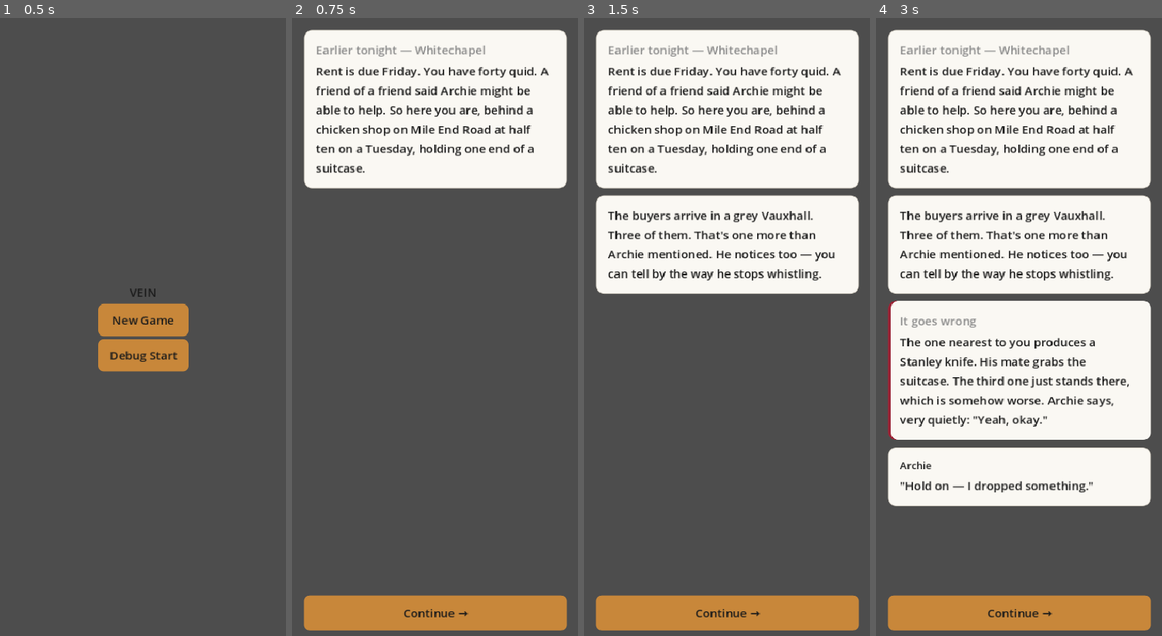
Above: before the commit, frames 1-4 (left to right).
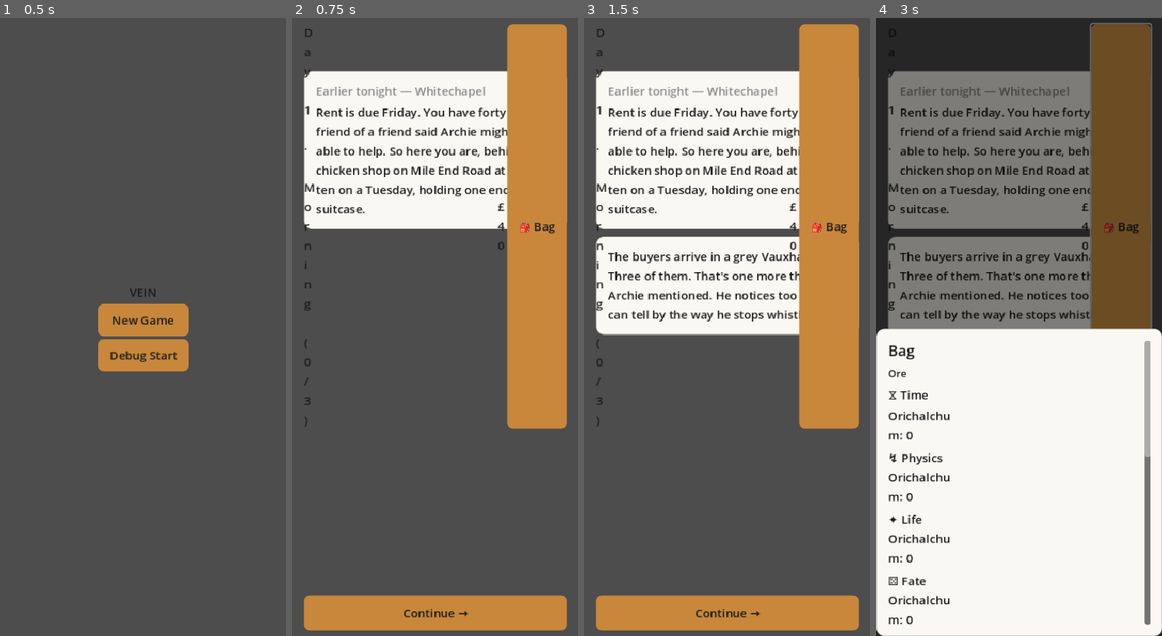
Above: after the commit, the same moments.

Repository: rdefm/veins-of-london
Game: Godot game, scene res://scenes/Main.tscn
Two runs of this game, one before a commit and one after it. Both use one fixed random seed, a clock stepped at 60 frames per second and the inputs below.
Inputs:
- Up to frame 1 (0.5 s): no input
- Up to frame 2 (0.75 s): click "New Game" at 0.5 s
- Up to frame 3 (1.5 s): click "Continue →" at 1.25 s
- Up to frame 4 (3 s): click "Continue →" at 2 s; click "Continue →" (after the commit: "🎒 Bag") at 2.75 s

Frame 1 is identical in both runs. In frame 2, 27% of the frame differs, in the area x 4-97%, y 1-67%; in frame 3, 31%; in frame 4, 78%, in the area x 0-100%, y 0-100%.

Commit message:
M1-LONDON-T03: Nav shell + BagDrawer
D4's 5-tab nav (Map/HQ/Phone/Bag/You) replaces the M0 bottom nav; Map/HQ/
Phone/You are stubs until tickets 04/06/07 build them out, Bag reuses the
existing full inventory screen. Adds a persistent TopBar (cash, day/time-
blocks, bag button) visible through combat and events, and the global
BagDrawer bottom sheet (D4.4) — openable from anywhere via Bag.open()/
close(), independent of state.modal, read-only outside combat where it
now shows the legal item-use buttons (replacing the old combat_items
modal). Adds UI.format_cost_label(cost, holdings), unit-tested, ready for
ticket 04's cost-gated Map buttons to consume.

PROSE-REVIEW: new player-facing strings in nav_bar.gd (tab labels),
top_bar.gd (bag button/day-cash format), bag_drawer.gd ("Weapon/Device:
none equipped", section headings), placeholder.gd (stub screen text).

Co-Authored-By: Claude Sonnet 5 <noreply@anthropic.com>

Diff:
--- a/autoload/GameState.gd
+++ b/autoload/GameState.gd
@@ -22,6 +22,7 @@
 		"meta": { "saveVersion": 1 },
 		"currentScreen": "title",
 		"modal": null,
+		"bagDrawerOpen": false,
 		"inventoryTab": "ore",
 		"notifications": [],
 		"sellState": {},
--- a/scenes/Main.gd
+++ b/scenes/Main.gd
@@ -23,15 +23,31 @@
 	"save": preload("res://scenes/screens/save.gd"),
 	"combat": preload("res://scenes/screens/combat.gd"),
 	"event": preload("res://scenes/screens/event.gd"),
+
+	# D4's 5-tab nav (map/hq/phone/bag/you). map/hq/phone/you are stubs
+	# until tickets 04/06/07 build them out; bag reuses the already-
+	# complete inventory screen (D4: "Bag — full inventory management").
+	"map": preload("res://scenes/screens/placeholder.gd"),
+	"hq": preload("res://scenes/screens/placeholder.gd"),
+	"phone": preload("res://scenes/screens/placeholder.gd"),
+	"bag": preload("res://scenes/screens/inventory.gd"),
+	"you": preload("res://scenes/screens/placeholder.gd"),
 }
 
 # R§2.2: "Global bottom nav ... hidden on title, intro, event, combat".
 const NAV_HIDDEN_SCREENS := ["title", "intro", "event", "combat"]
 
+# D4's persistent top bar is up on every screen except the two with no game
+# session to show cash/day/blocks for — unlike NAV_HIDDEN_SCREENS, it stays
+# visible through event/combat so the bag button keeps working there (D4.4).
+const TOP_BAR_HIDDEN_SCREENS := ["title", "intro"]
+
 var screen_container: Control
 var nav_bar: Control
+var top_bar: Control
 var notification_toast: Control
 var modal_layer: Control
+var bag_drawer: Control
 var current_screen_node: Control = null
 
 
@@ -43,6 +59,9 @@
 	UI.anchor_full_rect(screen_container)
 	add_child(screen_container)
 
+	top_bar = TopBar.new()
+	add_child(top_bar)
+
 	nav_bar = NavBar.new()
 	add_child(nav_bar)
 
@@ -51,6 +70,11 @@
 
 	modal_layer = ModalLayer.new()
 	add_child(modal_layer)
+
+	# Topmost: D4.4's bag drawer has to open over any modal, mid-event or
+	# mid-combat, from any screen.
+	bag_drawer = BagDrawer.new()
+	add_child(bag_drawer)
 
 	EventBus.screen_changed.connect(_on_screen_changed)
 	_show_screen(GameState.state["currentScreen"])
@@ -71,3 +95,4 @@
 	screen_container.add_child(current_screen_node)
 
 	nav_bar.visible = not NAV_HIDDEN_SCREENS.has(screen_id)
+	top_bar.visible = not TOP_BAR_HIDDEN_SCREENS.has(screen_id)
--- /dev/null
+++ b/scenes/components/bag_drawer.gd
@@ -0,0 +1,162 @@
+class_name BagDrawer
+extends Control
+
+# D4.4's global bag drawer: a bottom sheet, openable from ANY screen
+# (Bag.open(), driven by state.bagDrawerOpen) without costing a turn, a
+# block, or advancing anything — it's a pure read of state, same as
+# ModalLayer, just anchored to the bottom and keyed off a different state
+# field so it can be open independently of state.modal.
+#
+# Read-only everywhere except combat, where it shows the legal Use buttons
+# and replaces the old "combat_items" modal (ported from modal_layer.gd's
+# former _build_combat_items). itemHooks (event cards with legal item uses)
+# don't exist yet in the event framework (M1-LONDON.md D5/ticket 08) — no
+# event has one to test against — so that half of D4.4 is deferred until
+# events actually carry hooks; combat is the only non-read-only context for
+# now.
+
+const DRAWER_HEIGHT := 420.0
+
+const CONSUMABLE_KEYS := ["timePearl", "enhancementPowder", "rewind"]
+
+var _dim: ColorRect
+var _content: VBoxContainer
+
+
+func _ready() -> void:
+	UI.anchor_full_rect(self)
+	visible = false
+
+	_dim = ColorRect.new()
+	_dim.color = Color(0, 0, 0, 0.5)
+	UI.anchor_full_rect(_dim)
+	_dim.mouse_filter = Control.MOUSE_FILTER_STOP
+	add_child(_dim)
+
+	var card := PanelContainer.new()
+	UI.anchor_bottom_wide(card)
+	card.offset_top = -DRAWER_HEIGHT
+	card.offset_bottom = 0
+	add_child(card)
+
+	var scroll := UI.scroll_container()
+	card.add_child(scroll)
+
+	_content = UI.vbox(8)
+	scroll.add_child(_content)
+
+	EventBus.state_changed.connect(_refresh)
+	_refresh()
+
+
+func _refresh() -> void:
+	var open: bool = GameState.state["bagDrawerOpen"]
+	visible = open
+	if not open:
+		return
+
+	for child in _content.get_children():
+		child.queue_free()
+
+	var player: Dictionary = GameState.state["player"]
+	var combat: Dictionary = GameState.state["combat"]
+
+	_content.add_child(UI.heading("Bag"))
+
+	_content.add_child(UI.heading("Ore", 14))
+	for ore_type in GameData.ORE_TYPES.keys():
+		var ore: Dictionary = GameData.ORE_TYPES[ore_type]
+		var qty: int = player["orichalchum"].get(ore_type, 0)
+		_content.add_child(UI.label("%s %s: %d" % [ore["symbol"], ore["name"], qty]))
+
+	_content.add_child(UI.heading("Consumables", 14))
+	for recipe_key in CONSUMABLE_KEYS:
+		var recipe: Dictionary = GameData.RECIPES[recipe_key]
+		var qty: int = player["inventory"].get(recipe_key, 0)
+		_content.add_child(UI.label("%s %s: %d" % [recipe["symbol"], recipe["name"], qty]))
+
+	_content.add_child(UI.heading("Equipped", 14))
+	_content.add_child(_build_equipped_weapon_label(player))
+	_content.add_child(_build_equipped_device_label(player))
+
+	if combat["active"]:
+		_content.add_child(UI.heading("Use an item", 14))
+		_add_combat_use_buttons(player, combat)
+
+	_content.add_child(UI.button("Close", func(): Bag.close()))
+
+
+func _build_equipped_weapon_label(player: Dictionary) -> Control:
+	var weapon_id = player["equipment"]["weapon"]
+	for item in player["items"]:
+		if item["id"] == weapon_id:
+			var def: Dictionary = GameData.ITEMS.get(item["type"], {})
+			return UI.label("%s %s (equipped)" % [def.get("symbol", ""), def.get("name", "")])
+	return UI.muted_label("Weapon: none equipped")
+
+
+func _build_equipped_device_label(player: Dictionary) -> Control:
+	var device_id = player["equipment"]["device"]
+	for device in player["devicesCompleted"]:
+		if device["id"] == device_id:
+			var dt: Dictionary = GameData.DEVICES[device["type"]]
+			var charges_left: int = device["chargesPerDay"] - device["chargesUsedToday"]
+			return UI.label("%s %s (equipped) — %d/%d charges" % [dt["symbol"], dt["name"], charges_left, device["chargesPerDay"]])
+	return UI.muted_label("Device: none equipped")
+
+
+# Ported from modal_layer.gd's former _build_combat_items — same legal-use
+# logic, Bag.close() instead of Modal.close() since this drawer replaces
+# that modal (D4.4).
+func _add_combat_use_buttons(player: Dictionary, combat: Dictionary) -> void:
+	if player["inventory"]["timePearl"] > 0:
+		_content.add_child(UI.button("⧖ Time Pearl (%d) — freeze enemy" % player["inventory"]["timePearl"], _on_use_time_pearl))
+
+	if player["inventory"]["enhancementPowder"] > 0:
+		_content.add_child(UI.button("↯ Enhancement Powder (%d) — extra attacks" % player["inventory"]["enhancementPowder"], _on_use_enhancement_powder))
+
+	var snap_count: int = combat["snapshots"].size()
+	if player["inventory"]["rewind"] > 0:
+		var rewind_label := "(%d turn(s) back · +50%% evade x2 turns)" % snap_count if snap_count > 0 else "(nothing to undo yet)"
+		var rewind_button := UI.button("⟲ Rewind (%d) — %s" % [player["inventory"]["rewind"], rewind_label], func(): Combat.combat_rewind())
+		rewind_button.disabled = snap_count == 0
+		_content.add_child(rewind_button)
+
+	var device_id = player["equipment"]["device"]
+	if device_id != null:
+		var device = null
+		for d in player["devicesCompleted"]:
+			if d["id"] == device_id:
+				device = d
+				break
+		if device != null:
+			var dt: Dictionary = GameData.DEVICES[device["type"]]
+			var charges_left: int = device["chargesPerDay"] - device["chargesUsedToday"]
+			var device_button := UI.button("%s %s (%d/%d)" % [dt["symbol"], dt["name"], charges_left, device["chargesPerDay"]], _on_use_device)
+			device_button.disabled = charges_left <= 0
+			_content.add_child(device_button)
+
+
+func _on_use_time_pearl() -> void:
+	Bag.close()
+	Combat.use_time_pearl()
+
+
+func _on_use_enhancement_powder() -> void:
+	Bag.close()
+	Combat.use_enhancement_powder()
+
+
+func _on_use_device() -> void:
+	var player: Dictionary = GameState.state["player"]
+	var device_id = player["equipment"]["device"]
+	var dt: Dictionary = {}
+	for d in player["devicesCompleted"]:
+		if d["id"] == device_id:
+			dt = GameData.DEVICES[d["type"]]
+			break
+	Bag.close()
+	if dt.get("effect", "") == "rewind":
+		Combat.combat_rewind()
+	else:
+		Combat.use_device()
--- a/scenes/components/modal_layer.gd
+++ b/scenes/components/modal_layer.gd
@@ -68,8 +68,6 @@
 			_build_james_job_short(data)
 		"james_job_complete":
 			_build_james_job_complete(data)
-		"combat_items":
-			_build_combat_items()
 		_:
 			_card_content.add_child(UI.heading(type_id))
 			_card_content.add_child(UI.label("…"))
@@ -218,66 +216,9 @@
 	_card_content.add_child(UI.button("Good.", func(): Modal.close()))
 
 
-func _build_combat_items() -> void:
-	var player: Dictionary = GameState.state["player"]
-	var combat: Dictionary = GameState.state["combat"]
-
-	_card_content.add_child(UI.heading("Use an item"))
-	_card_content.add_child(UI.muted_label("Pick what to use this turn."))
-
-	if player["inventory"]["timePearl"] > 0:
-		_card_content.add_child(UI.button("⧖ Time Pearl (%d) — freeze enemy" % player["inventory"]["timePearl"], _on_use_time_pearl))
-
-	if player["inventory"]["enhancementPowder"] > 0:
-		_card_content.add_child(UI.button("↯ Enhancement Powder (%d) — extra attacks" % player["inventory"]["enhancementPowder"], _on_use_enhancement_powder))
-
-	var snap_count: int = combat["snapshots"].size()
-	if player["inventory"]["rewind"] > 0:
-		var rewind_label := "(%d turn(s) back · +50%% evade x2 turns)" % snap_count if snap_count > 0 else "(nothing to undo yet)"
-		var rewind_button := UI.button("⟲ Rewind (%d) — %s" % [player["inventory"]["rewind"], rewind_label], func(): Combat.combat_rewind())
-		rewind_button.disabled = snap_count == 0
-		_card_content.add_child(rewind_button)
-
-	var device_id = player["equipment"]["device"]
-	if device_id != null:
-		var device = null
-		for d in player["devicesCompleted"]:
-			if d["id"] == device_id:
-				device = d
-				break
-		if device != null:
-			var dt: Dictionary = GameData.DEVICES[device["type"]]
-			var charges_left: int = device["chargesPerDay"] - device["chargesUsedToday"]
-			var device_button := UI.button("%s %s (%d/%d)" % [dt["symbol"], dt["name"], charges_left, device["chargesPerDay"]], _on_use_device)
-			device_button.disabled = charges_left <= 0
-			_card_content.add_child(device_button)
-
-	_card_content.add_child(UI.button("Cancel", func(): Modal.close()))
-
-
-func _on_use_time_pearl() -> void:
-	Modal.close()
-	Combat.use_time_pearl()
-
-
-func _on_use_enhancement_powder() -> void:
-	Modal.close()
-	Combat.use_enhancement_powder()
-
-
-func _on_use_device() -> void:
-	var player: Dictionary = GameState.state["player"]
-	var device_id = player["equipment"]["device"]
-	var dt: Dictionary = {}
-	for d in player["devicesCompleted"]:
-		if d["id"] == device_id:
-			dt = GameData.DEVICES[d["type"]]
-			break
-	Modal.close()
-	if dt.get("effect", "") == "rewind":
-		Combat.combat_rewind()
-	else:
-		Combat.use_device()
+# Item-use during combat used to be a modal here ("combat_items"); D4.4's
+# BagDrawer (scenes/components/bag_drawer.gd) replaces it — combat.gd's
+# "Item" button now opens that instead of a modal.
 
 # Deferred: room_detail (manage/assign a built room) and generic confirm
 # dialogs. Confirm specifically needs its own design pass — state.modal.
--- a/scenes/components/nav_bar.gd
+++ b/scenes/components/nav_bar.gd
@@ -1,18 +1,19 @@
 class_name NavBar
 extends Control
 
-# Bottom nav, 5 tabs. Hidden by Main.gd on the R§2.2 excluded screens
-# (title, intro, event, combat) — this component doesn't know about that
-# list itself, just renders the tabs.
+# Bottom nav, 5 tabs (D4: Map · HQ · Phone · Bag · You — supersedes the M0
+# Home/Inventory/Craft/World/Contacts set). Hidden by Main.gd on the R§2.2
+# excluded screens (title, intro, event, combat) — this component doesn't
+# know about that list itself, just renders the tabs.
 
 const BAR_HEIGHT := 64.0
 
 const TABS := [
-	{ "screen": "home", "label": "Home" },
-	{ "screen": "inventory", "label": "Inventory" },
-	{ "screen": "crafting", "label": "Craft" },
-	{ "screen": "world", "label": "World" },
-	{ "screen": "contacts", "label": "Contacts" },
+	{ "screen": "map", "label": "Map" },
+	{ "screen": "hq", "label": "HQ" },
+	{ "screen": "phone", "label": "Phone" },
+	{ "screen": "bag", "label": "Bag" },
+	{ "screen": "you", "label": "You" },
 ]
 
 
--- a/scenes/components/notification_toast.gd
+++ b/scenes/components/notification_toast.gd
@@ -15,6 +15,7 @@
 
 	_entries_container = VBoxContainer.new()
 	UI.anchor_top_wide(_entries_container)
+	_entries_container.offset_top = 56.0  # clears the persistent top bar (TopBar.BAR_HEIGHT)
 	_entries_container.mouse_filter = Control.MOUSE_FILTER_IGNORE
 	add_child(_entries_container)
 
--- /dev/null
+++ b/scenes/components/top_bar.gd
@@ -0,0 +1,54 @@
+class_name TopBar
+extends Control
+
+# Persistent top bar (D4): cash, day/time-blocks, and the global bag button.
+# Main.gd shows this on every screen except title/intro — unlike NavBar,
+# which also hides during event/combat, this one stays up there too, so the
+# bag button keeps working mid-event and mid-combat per D4.4.
+
+const BAR_HEIGHT := 56.0
+
+var _day_label: Label
+var _cash_label: Label
+
+
+func _ready() -> void:
+	UI.anchor_top_wide(self)
+	offset_bottom = BAR_HEIGHT
+
+	var margin := MarginContainer.new()
+	UI.anchor_full_rect(margin)
+	margin.add_theme_constant_override("margin_left", 16)
+	margin.add_theme_constant_override("margin_right", 16)
+	margin.add_theme_constant_override("margin_top", 8)
+	margin.add_theme_constant_override("margin_bottom", 8)
+	add_child(margin)
+
+	var row := UI.hbox(12)
+	margin.add_child(row)
+
+	_day_label = UI.label("")
+	row.add_child(_day_label)
+
+	var spacer := Control.new()
+	spacer.size_flags_horizontal = Control.SIZE_EXPAND_FILL
+	row.add_child(spacer)
+
+	_cash_label = UI.label("")
+	row.add_child(_cash_label)
+
+	row.add_child(UI.button("🎒 Bag", func(): Bag.open()))
+
+	EventBus.state_changed.connect(_refresh)
+	_refresh()
+
+
+func _refresh() -> void:
+	var world: Dictionary = GameState.state["world"]
+	var player: Dictionary = GameState.state["player"]
+
+	_day_label.text = "Day %d · %s (%d/%d)" % [
+		world["day"], GameData.TIME_BLOCKS[world["timeBlock"]],
+		world["timeBlocksDone"].size(), TimeSystem.BLOCKS_PER_DAY,
+	]
+	_cash_label.text = "£%d" % player["cash"]
--- a/scenes/components/ui.gd
+++ b/scenes/components/ui.gd
@@ -115,6 +115,31 @@
 	return b
 
 
+# D4.4's shared cost-label helper. `cost` is { label:String, resource:String,
+# amount:int } — `resource` is either "cash" or an ore-type id ("physics"
+# etc.); `holdings` is the Dictionary to read the player's current amount
+# from (player.orichalchum for ore, or a synthetic {"cash": player.cash} —
+# see callers). Produces "Seed — 40 physics (have 52)" / "Bribe — £50 (have
+# £210)" per D4.4's examples; every cost-gated button in the game routes its
+# label through this so a player never has to open the bag drawer just to
+# see if they can afford something.
+static func format_cost_label(cost: Dictionary, holdings: Dictionary) -> String:
+	var resource: String = cost.get("resource", "")
+	var amount: int = cost.get("amount", 0)
+	var have: int = holdings.get(resource, 0)
+
+	var amount_text: String
+	if resource == "cash":
+		amount_text = "£%d (have £%d)" % [amount, have]
+	else:
+		amount_text = "%d %s (have %d)" % [amount, resource, have]
+
+	var label: String = cost.get("label", "")
+	if label == "":
+		return amount_text
+	return "%s — %s" % [label, amount_text]
+
+
 static func scroll_container() -> ScrollContainer:
 	var sc := ScrollContainer.new()
 	anchor_full_rect(sc)
@@ -139,7 +164,7 @@
 	margin.size_flags_horizontal = Control.SIZE_EXPAND_FILL
 	margin.add_theme_constant_override("margin_left", 16)
 	margin.add_theme_constant_override("margin_right", 16)
-	margin.add_theme_constant_override("margin_top", 16)
+	margin.add_theme_constant_override("margin_top", 72)  # room below the top bar (TopBar.BAR_HEIGHT + 16)
 	margin.add_theme_constant_override("margin_bottom", 80)  # room above the nav bar
 	sc.add_child(margin)
 
--- a/scenes/screens/combat.gd
+++ b/scenes/screens/combat.gd
@@ -71,7 +71,7 @@
 
 	var player: Dictionary = GameState.state["player"]
 	var has_items: bool = player["inventory"]["timePearl"] > 0 or player["inventory"]["enhancementPowder"] > 0 or player["inventory"]["rewind"] > 0 or player["equipment"]["device"] != null
-	var item_button := UI.button("🎒 Item", func(): Modal.open("combat_items"))
+	var item_button := UI.button("🎒 Item", func(): Bag.open())
 	item_button.disabled = not has_items
 	row.add_child(item_button)
 
--- a/scenes/screens/event.gd
+++ b/scenes/screens/event.gd
@@ -19,6 +19,7 @@
 	UI.anchor_full_rect(self)
 
 	_scroll = UI.scroll_container()
+	_scroll.offset_top = 56  # clears the persistent top bar (TopBar.BAR_HEIGHT) — visible mid-event per D4.4
 	_scroll.offset_bottom = -64
 	add_child(_scroll)
 
--- a/scenes/screens/placeholder.gd
+++ b/scenes/screens/placeholder.gd
@@ -1,13 +1,14 @@
 class_name PlaceholderScreen
 extends Control
 
-# Stand-in for any R§2.2 screen T12 hasn't rebuilt yet.
+# Stand-in for any R§2.2 screen not built yet — currently the D4 tabs
+# (map/hq/phone/you) that later M1 tickets (04/06/07) build out.
 
 
 func _ready() -> void:
 	UI.anchor_full_rect(self)
 
 	var label := Label.new()
-	label.text = "(screen not built yet)"
+	label.text = "%s — screen not built yet" % GameState.state["currentScreen"].capitalize()
 	UI.anchor_center(label)
 	add_child(label)
--- /dev/null
+++ b/systems/bag.gd
@@ -0,0 +1,20 @@
+class_name Bag
+extends RefCounted
+
+# The global BagDrawer's open/closed state (D4.4). Mirrors Modal.open/close's
+# reasoning: state.bagDrawerOpen is part of GameState.state (R§2), so toggling
+# it is a state mutation that has to go through a system function rather than
+# the BagDrawer component (or the top bar's bag button) touching state
+# directly. Deliberately just a bool, not a Modal — the drawer has to be
+# openable on top of a modal or mid-combat/mid-event without disturbing
+# whatever else is on screen (R§2, D4.4), so it can't reuse state.modal.
+
+
+static func open() -> void:
+	GameState.state["bagDrawerOpen"] = true
+	EventBus.state_changed.emit()
+
+
+static func close() -> void:
+	GameState.state["bagDrawerOpen"] = false
+	EventBus.state_changed.emit()
--- /dev/null
+++ b/tests/test_bag.gd
@@ -0,0 +1,29 @@
+extends "res://tests/test_base.gd"
+
+# D4.4's global bag drawer toggle. Mirrors test_modal.gd's shape.
+
+
+func run() -> void:
+	run_case("open_sets_bagDrawerOpen_and_emits", func():
+		GameState.reset()
+		var received := [false]
+		var on_change := func(): received[0] = true
+		EventBus.state_changed.connect(on_change)
+		Bag.open()
+		EventBus.state_changed.disconnect(on_change)
+
+		assert_eq(GameState.state["bagDrawerOpen"], true, "bagDrawerOpen set")
+		assert_true(received[0], "state_changed should fire")
+	)
+
+	run_case("close_clears_bagDrawerOpen", func():
+		GameState.reset()
+		Bag.open()
+		Bag.close()
+		assert_eq(GameState.state["bagDrawerOpen"], false, "bagDrawerOpen cleared")
+	)
+
+	run_case("new_game_state_starts_closed", func():
+		GameState.reset()
+		assert_eq(GameState.state["bagDrawerOpen"], false, "closed by default")
+	)
--- /dev/null
+++ b/tests/test_ui.gd
@@ -0,0 +1,29 @@
+extends "res://tests/test_base.gd"
+
+# UI.format_cost_label (D4.4) — the shared cost-label helper every
+# cost-gated button routes through.
+
+
+func run() -> void:
+	run_case("ore_cost_label_matches_D4_4_example", func():
+		var cost := { "label": "Seed", "resource": "physics", "amount": 40 }
+		var holdings := { "physics": 52 }
+		assert_eq(UI.format_cost_label(cost, holdings), "Seed — 40 physics (have 52)", "ore cost format")
+	)
+
+	run_case("cash_cost_label_matches_D4_4_example", func():
+		var cost := { "label": "Bribe", "resource": "cash", "amount": 50 }
+		var holdings := { "cash": 210 }
+		assert_eq(UI.format_cost_label(cost, holdings), "Bribe — £50 (have £210)", "cash cost format")
+	)
+
+	run_case("missing_holding_defaults_to_zero", func():
+		var cost := { "label": "Craft", "resource": "fate", "amount": 10 }
+		assert_eq(UI.format_cost_label(cost, {}), "Craft — 10 fate (have 0)", "missing holdings key reads as 0")
+	)
+
+	run_case("empty_label_omits_the_dash", func():
+		var cost := { "label": "", "resource": "cash", "amount": 5 }
+		var holdings := { "cash": 5 }
+		assert_eq(UI.format_cost_label(cost, holdings), "£5 (have £5)", "no label means no leading dash")
+	)
Not shown, added: scenes/components/bag_drawer.gd.uid
Not shown, added: scenes/components/top_bar.gd.uid
Not shown, added: systems/bag.gd.uid
Not shown, added: tests/test_bag.gd.uid
Not shown, added: tests/test_ui.gd.uid
Not shown, added: .scratch/m1-london/issues/03-nav-shell-bagdrawer_COMPLETED.md
Not shown, changed: docs/REFERENCE.md
